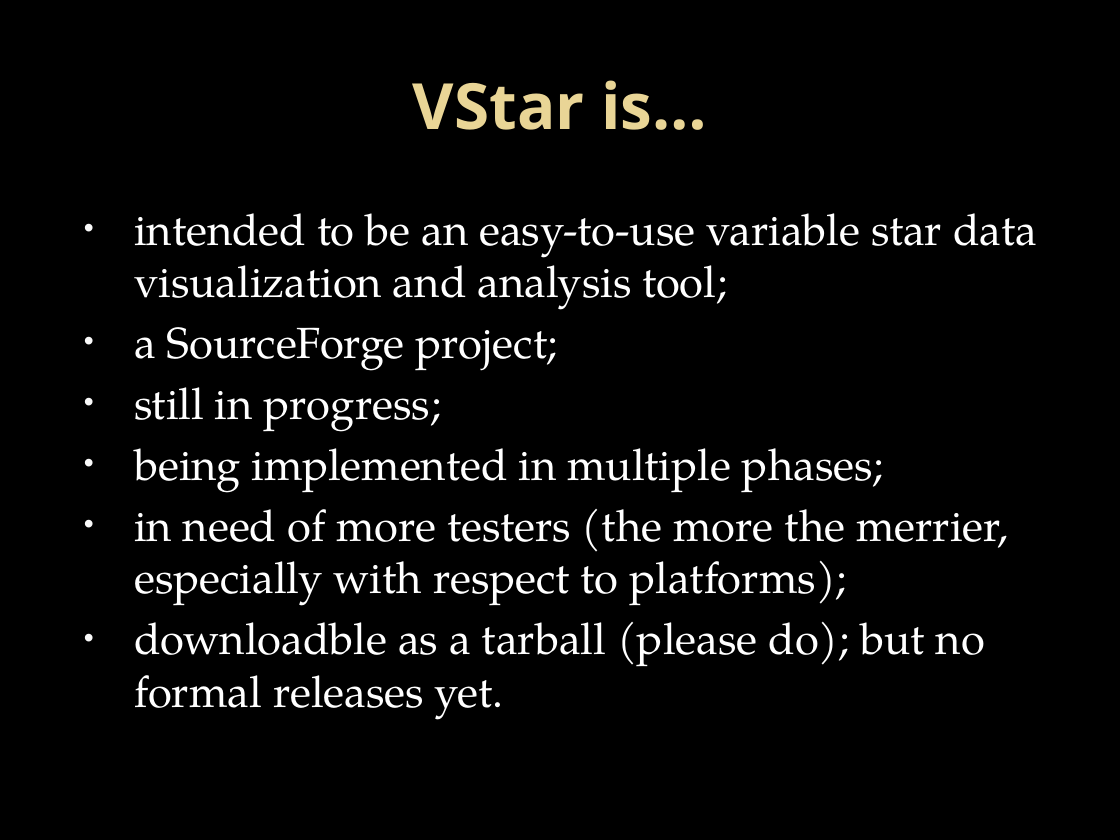
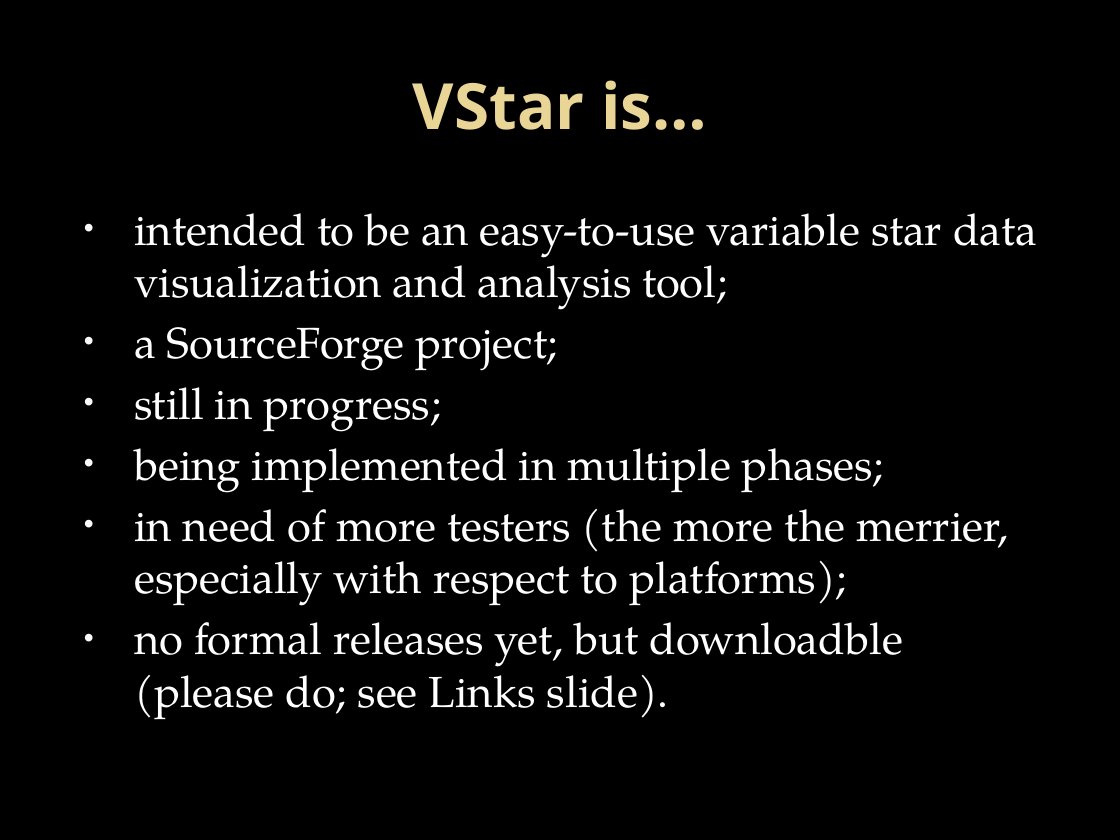
Before and after one commit to AAVSO/VStar, a slide deck: slide 2 of trunk/doc/IntroToVStar.pptx (slide 3 before the commit). Drawn at 1120x840 pixels with LibreOffice and Linux fonts; fonts in the diff are those of the drawing; background and template pictures are left out. Boxes give left, top, right and bottom in pixels: in the first picture for what was removed or moved away, otherwise in the second. Text is boxed around its words. In the diff, an @@ line names an element or a change of style, - is before the commit and + after.

Commit message:
Improved upon initial slides, included more links, added a Who? slide

```diff
--- a/trunk/doc/IntroToVStar.pptx
+++ b/trunk/doc/IntroToVStar.pptx
@@ text at [134,622,903,720]: text changed @@
-• downloadble as a tarball (please do); but no formal releases yet.
+• no formal releases yet, but downloadble (please do; see Links slide).
```
Also in this commit, not shown: 3 other slides changed, 1 slide added, 1 slide removed, 1 other file.
